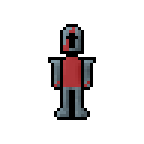
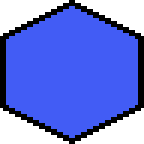
The second 144px x 144px image is a revision of the first. Changes to its layers:
hid "acc" over [54, 27, 90, 87]
hid "Body" over [48, 24, 96, 120]
hid "Color 1" over [48, 24, 96, 120]
showed "blue_selected.png", painted on it over [0, 0, 144, 144]
